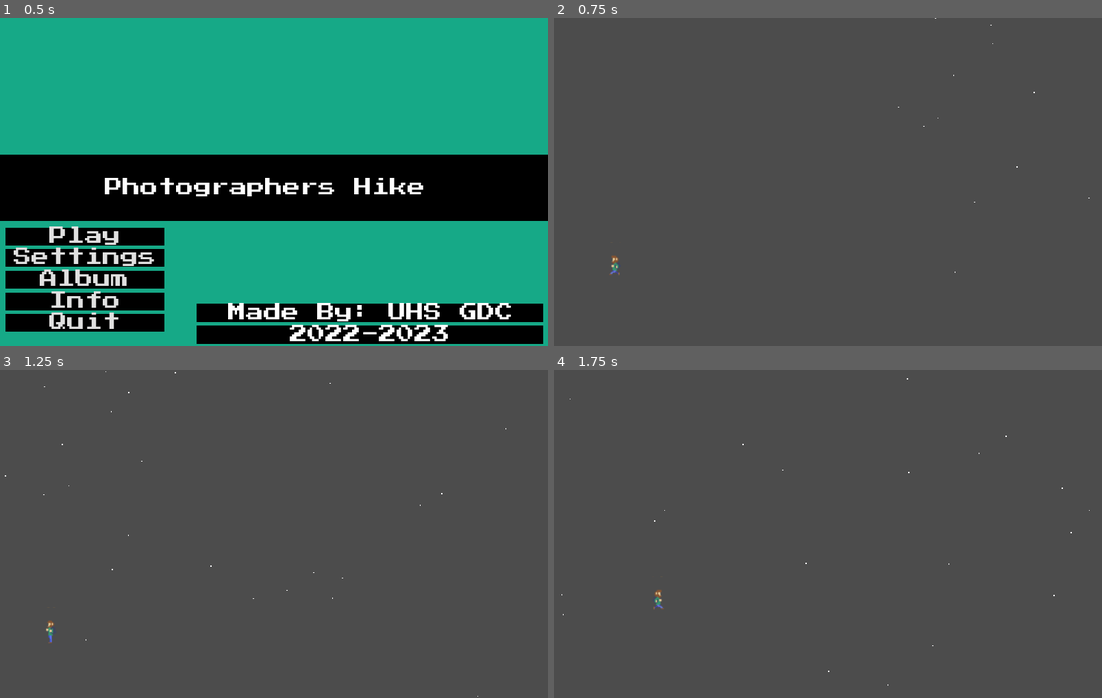
Above: before the commit, frames 1-4 (two rows, left to right).
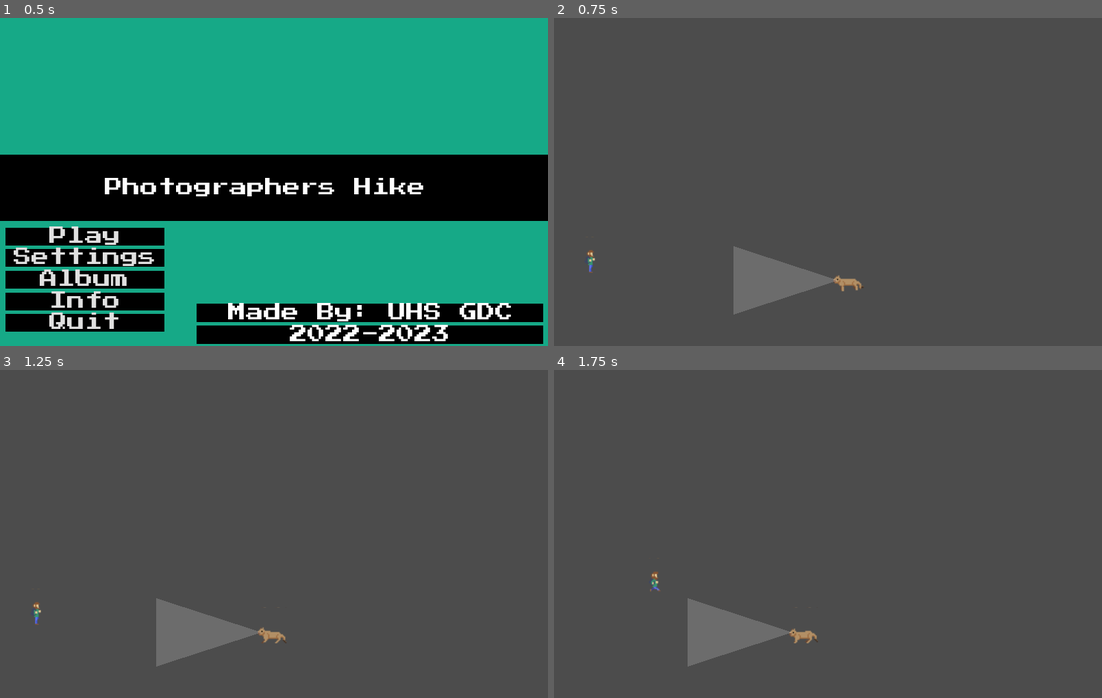
Above: after the commit, the same moments.

Repository: UHSGDC/Photographers-Hike
Game: Godot game, scene res://Game.tscn
Same seed, same stepped clock (60 frames per second), same inputs: the game is played once before the commit and once after it. The engine's default icon, where the game draws it, is replaced by a stand-in: a white triangle on a blue panel in a dark square.
Inputs (mouse positions are in pixels of both pictures, inside the frame that each line leads up to):
- Up to frame 1 (0.5 s): no input
- Up to frame 2 (0.75 s): click "Play" at 0.5 s
- Up to frame 3 (1.25 s): no input
- Up to frame 4 (1.75 s): tap Enter at 1.25 s; move the mouse to (948, 517) at 1.27 s; hold D (right) from 1.28 s (still down); hold Space (jump) from 1.28 s (still down)

Frame 1 is identical in both runs. In frame 2, 2.2% of the frame differs, in the area x 6-98%, y 0-91%; in frame 3, 2.3%, in the area x 0-93%, y 0-100%; in frame 4, 2.3%.

Commit message:
Got cave levels working
just gotta build more levels now

Diff:
--- a/PhotographersHike/Minigames/StealthPlatformer/Cave.gd
+++ b/PhotographersHike/Minigames/StealthPlatformer/Cave.gd
@@ -2,5 +2,6 @@
 
 
 func _ready() -> void:
-	for cougar in $Cougars.get_children():
-		cougar.navigation_node = $Navigation2D
+	for child in get_children():
+		if child.is_in_group("cougar"):
+			child.navigation_node = $Navigation2D
--- a/PhotographersHike/Minigames/StealthPlatformer/Cave.tscn
+++ b/PhotographersHike/Minigames/StealthPlatformer/Cave.tscn
@@ -47,21 +47,19 @@
 [node name="NavigationPolygonInstance" type="NavigationPolygonInstance" parent="Navigation2D"]
 navpoly = SubResource( 2 )
 
-[node name="Cougars" type="Node" parent="."]
-
-[node name="Cougar" parent="Cougars" instance=ExtResource( 1 )]
-position = Vector2( 312, 64 )
-initial_state = 1
-
-[node name="Position2D" type="Position2D" parent="Cougars/Cougar/PatrolPoints" index="0"]
-position = Vector2( 378, 62 )
-
-[node name="Position2D2" type="Position2D" parent="Cougars/Cougar/PatrolPoints" index="1"]
-position = Vector2( 136, 80 )
-
 [node name="PlatformingPlayer" parent="." instance=ExtResource( 4 )]
 position = Vector2( 56, 72 )
 
 [node name="DialogBox" parent="." instance=ExtResource( 5 )]
 
-[editable path="Cougars/Cougar"]
+[node name="Cougar" parent="." instance=ExtResource( 1 )]
+position = Vector2( 312, 64 )
+initial_state = 1
+
+[node name="Position2D" type="Position2D" parent="Cougar/PatrolPoints" index="0"]
+position = Vector2( 378, 62 )
+
+[node name="Position2D2" type="Position2D" parent="Cougar/PatrolPoints" index="1"]
+position = Vector2( 136, 80 )
+
+[editable path="Cougar"]
--- a/PhotographersHike/Minigames/StealthPlatformer/Cougar.gd
+++ b/PhotographersHike/Minigames/StealthPlatformer/Cougar.gd
@@ -149,21 +149,20 @@
 
 
 func patrol(delta: float) -> int:
-
 	if entering_state:
 		entering_state = false
 		$VisionCone.visible = true
 		if !current_point:
-			current_point = patrol_array[current_point_index].position
+			current_point = patrol_array[current_point_index].global_position
 
 	follow_along_path()
 	move(delta, patrol_acceleration, max_patrol_speed)
 
-	if position.distance_to(current_point) < 24 and self.is_on_floor():
+	if global_position.distance_to(current_point) < 24 and self.is_on_floor():
 		current_point_index += 1
 		if current_point_index >= patrol_array.size():
 			current_point_index = 0
-		current_point = patrol_array[current_point_index].position
+		current_point = patrol_array[current_point_index].global_position
 
 	return STATES.NONE
 
@@ -179,10 +178,14 @@
 
 
 func sleep(delta: float) -> int:
+	x_input = 0
+	move(delta, 0, 0)
 	return STATES.NONE
 
 
 func idle(delta: float) -> int:
+	x_input = 0
+	move(delta, 0, 0)
 	return STATES.NONE
 
 
@@ -195,9 +198,8 @@
 
 	# Before stopping following path, I make sure the character is not jumping,
 	# otherwise it could stop mid-jump, causing it to fall from a platform
-	if self.position.distance_to(get_current_target_point()) < 24 and self.is_on_floor():
+	if global_position.distance_to(get_current_target_point()) < 24 and self.is_on_floor():
 		current_path = []
-
 		return
 
 	if should_jump(next_step):
@@ -211,31 +213,30 @@
 
 
 func should_jump(next_step) -> bool:
-	var y_distance := abs(self.position.y - next_step.y)
+	var y_distance := abs(global_position.y - next_step.y)
 	return (
 			$Sensors.is_facing_jumpable_blocker() or
-			($Sensors.is_facing_edge() and self.position.y > next_step.y) or
-			(y_distance < self.jump_height and self.position.y - 10 > next_step.y and abs(self.position.x - next_step.x) < 4)
+			($Sensors.is_facing_edge() and global_position.y > next_step.y) or
+			(y_distance < self.jump_height and global_position.y - 10 > next_step.y and abs(global_position.x - next_step.x) < 4)
 			)
 
 func get_current_target_point() -> Vector2:
 	if current_state == STATES.PATROLLING:
 		return current_point
 	elif current_state == STATES.CHASING:
-		return player.position
+		return player.global_position
 	else:
 		return Vector2.ZERO
 
 
-func _on_PathCalculationTimer_timeout():
-	var path = navigation_node.get_simple_path(self.position, get_current_target_point())
+func _on_PathCalculationTimer_timeout() -> void:
+	var path = navigation_node.get_simple_path(global_position, get_current_target_point())
 	# if path has unreachable sections, calculate alternate paths
 	# A section is considered unreachable when the Y distance between two points
 	# is higher than the character's jump can reach.
 	if not _is_path_reachable(path):
 		path = _calculate_alternate_path()
 	current_path = path
-
 	# Removing first point as it will always be the NPC current position.
 	if path.size() > 0:
 		current_path.remove(0)
@@ -243,8 +244,8 @@
 
 func _calculate_alternate_path():
 	var offset = Vector2(20, 0)
-	var alt_1 = navigation_node.get_simple_path(self.position - offset, get_current_target_point(), true)
-	var alt_2 = navigation_node.get_simple_path(self.position + offset, get_current_target_point(), true)
+	var alt_1 = navigation_node.get_simple_path(global_position - offset, get_current_target_point(), true)
+	var alt_2 = navigation_node.get_simple_path(global_position + offset, get_current_target_point(), true)
 
 	var is_alt_1_reachable = _is_path_reachable(alt_1)
 	var is_alt_2_reachable = _is_path_reachable(alt_2)
@@ -265,7 +266,7 @@
 
 
 func _is_path_reachable(path):
-	var previous = self.position
+	var previous = global_position
 	for current in path:
 		if previous.y > current.y and abs(previous.y - current.y) > self.jump_height:
 			return false
@@ -273,9 +274,9 @@
 	return true
 
 
-func move_to_position(target) -> bool:
-	var y_distance := abs(position.y -  target.y)
-	var direction := position.direction_to(target)
+func move_to_position(target: Vector2) -> bool:
+	var y_distance := abs(global_position.y -  target.y)
+	var direction := global_position.direction_to(target)
 	direction.y = 0
 
 	if abs(direction.x) < 0.5 and y_distance < 10:
@@ -287,7 +288,6 @@
 
 func move(delta: float, acceleration: float, max_speed: float) -> void:
 	# Horizontal Movement
-
 	# Accelerates player in direction of input
 	velocity.x += x_input * acceleration * delta
 
@@ -309,8 +309,7 @@
 		if can_jump:
 			jump()
 
-	if !is_on_floor():
-		apply_gravity(delta)
+	apply_gravity(delta)
 
 
 	velocity = move_and_slide(velocity, Vector2.UP)
--- a/PhotographersHike/Minigames/StealthPlatformer/Cougar.tscn
+++ b/PhotographersHike/Minigames/StealthPlatformer/Cougar.tscn
@@ -22,7 +22,7 @@
 tracks/0/keys = {
 "times": PoolRealArray( 0, 0.2, 0.5 ),
 "transitions": PoolRealArray( 1, 1, 1 ),
-"update": 0,
+"update": 1,
 "values": [ Vector2( 4, 4 ), Vector2( 3, 4 ), Vector2( 2, 4 ) ]
 }
 
@@ -143,7 +143,7 @@
 [sub_resource type="RectangleShape2D" id=11]
 extents = Vector2( 10, 2 )
 
-[node name="Cougar" type="KinematicBody2D"]
+[node name="Cougar" type="KinematicBody2D" groups=["cougar"]]
 collision_layer = 0
 script = ExtResource( 1 )
 max_patrol_speed = 40.0
@@ -157,7 +157,6 @@
 jump_duration = 0.2
 fall_duration = 0.2
 max_fall_speed = 500.0
-initial_state = 3
 
 [node name="CollisionShape2D" type="CollisionShape2D" parent="."]
 shape = SubResource( 1 )
@@ -168,7 +167,6 @@
 flip_h = true
 hframes = 13
 vframes = 6
-frame = 65
 region_rect = Rect2( 114.3, 96.6375, 71.1784, 5.47526 )
 
 [node name="VisionCone" type="Area2D" parent="."]
@@ -216,7 +214,7 @@
 cast_to = Vector2( 0, 8 )
 
 [node name="PathCalculationTimer" type="Timer" parent="."]
-wait_time = 0.2
+wait_time = 0.1
 autostart = true
 
 [node name="AnimationPlayer" type="AnimationPlayer" parent="."]
--- a/PhotographersHike/World/World.tscn
+++ b/PhotographersHike/World/World.tscn
@@ -16,6 +16,8 @@
 [ext_resource path="res://Misc/SpeedRunTimer.tscn" type="PackedScene" id=14]
 [ext_resource path="res://Minigames/Blizzard/WindZone.tscn" type="PackedScene" id=15]
 [ext_resource path="res://Minigames/Yeti/YetiController.tscn" type="PackedScene" id=16]
+[ext_resource path="res://Minigames/StealthPlatformer/Cougar.tscn" type="PackedScene" id=17]
+[ext_resource path="res://Minigames/StealthPlatformer/Cave.gd" type="Script" id=18]
 
 [sub_resource type="RectangleShape2D" id=44]
 extents = Vector2( 240, 144 )
@@ -58,6 +60,11 @@
 
 [sub_resource type="RectangleShape2D" id=59]
 extents = Vector2( 240, 144 )
+
+[sub_resource type="NavigationPolygon" id=60]
+vertices = PoolVector2Array( -264, 8, -56, 8, -56, 56, -264, 40, -264, 56, -264, 152, -264, 88, -232, 88, -232, 104, -248, 152, -200, 104, -200, 120, -232, 168, -136, 120, -136, 104, -88, 104, -8, 168, -88, 88, -56, 88, 8, 152, 56, 8, 56, 152, -328, 152, -328, 56, -312, 56, -312, 40 )
+polygons = [ PoolIntArray( 0, 1, 2, 3 ), PoolIntArray( 3, 2, 4 ), PoolIntArray( 5, 6, 7, 8, 9 ), PoolIntArray( 9, 8, 10, 11, 12 ), PoolIntArray( 13, 14, 15, 16 ), PoolIntArray( 16, 15, 17, 18, 19 ), PoolIntArray( 2, 1, 20, 21, 19 ), PoolIntArray( 18, 2, 19 ), PoolIntArray( 5, 22, 23, 24, 6 ), PoolIntArray( 24, 25, 3, 4 ), PoolIntArray( 24, 4, 6 ), PoolIntArray( 16, 12, 11, 13 ) ]
+outlines = [ PoolVector2Array( -264, 8, -264, 40, -312, 40, -312, 56, -328, 56, -328, 152, -264, 152, -248, 152, -232, 168, -8, 168, 8, 152, 56, 152, 56, 8, -56, 8, -56, 56, -56, 88, -88, 88, -88, 104, -136, 104, -136, 120, -200, 120, -200, 104, -232, 104, -232, 88, -264, 88, -264, 56, -56, 56, -56, 8 ) ]
 
 [sub_resource type="RectangleShape2D" id=58]
 extents = Vector2( 240, 144 )
@@ -1314,6 +1321,23 @@
 [node name="CollisionShape2D" type="CollisionShape2D" parent="SparseForest/Room1"]
 shape = SubResource( 59 )
 
+[node name="Cave" type="Node2D" parent="SparseForest"]
+script = ExtResource( 18 )
+
+[node name="Cougar" parent="SparseForest/Cave" instance=ExtResource( 17 )]
+position = Vector2( -136, 152 )
+
+[node name="Position2D" type="Position2D" parent="SparseForest/Cave/Cougar/PatrolPoints" index="0"]
+position = Vector2( 3080, -200 )
+
+[node name="Position2D2" type="Position2D" parent="SparseForest/Cave/Cougar/PatrolPoints" index="1"]
+position = Vector2( 3272, -200 )
+
+[node name="Navigation2D" type="Navigation2D" parent="SparseForest/Cave"]
+
+[node name="NavigationPolygonInstance" type="NavigationPolygonInstance" parent="SparseForest/Cave/Navigation2D"]
+navpoly = SubResource( 60 )
+
 [node name="Snowy" type="Node2D" parent="."]
 position = Vector2( 1816, -1248 )
 
@@ -1701,7 +1725,7 @@
 shape = SubResource( 45 )
 
 [node name="PlatformingPlayer" parent="." instance=ExtResource( 2 )]
-position = Vector2( 1472, -1112 )
+position = Vector2( 2928, -208 )
 
 [node name="PlayerCamera" parent="." instance=ExtResource( 3 )]
 
@@ -1728,6 +1752,7 @@
 [editable path="DenseForest/Room7"]
 [editable path="DenseForest/RockClimbing"]
 [editable path="SparseForest/Room1"]
+[editable path="SparseForest/Cave/Cougar"]
 [editable path="Snowy/Room1"]
 [editable path="Snowy/Room2"]
 [editable path="Snowy/Room3"]
Not shown: 1 places in PhotographersHike/World/World.tscn that only renumber resources
